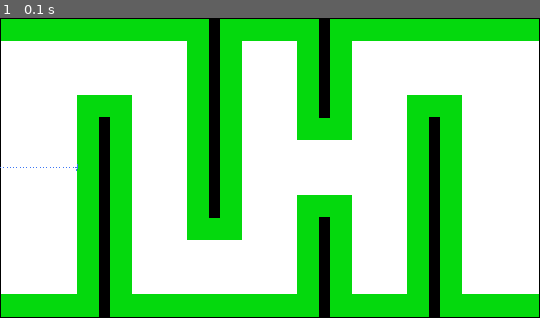
Above: before the commit, frame 1.
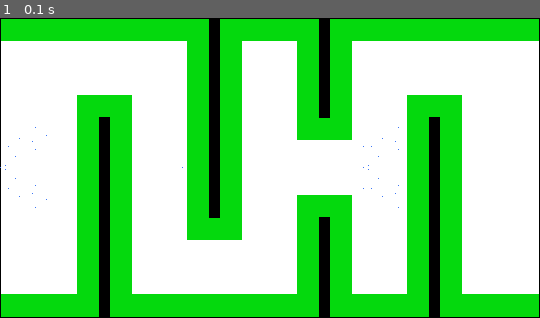
Above: after the commit, the same moment.

Repository: kademmerle/ENPME661_Project03_Phase02
Game: pygame game, started from Part01/proj3p2_chris_daniel_kyle.py
Two runs of this game, one before a commit and one after it. Both use one fixed random seed, a clock stepped at 60 frames per second and the inputs below.
Inputs:
- Up to frame 1 (0.1 s): no input

The runs differ from the first frame. In frame 1, less than 0.1% of the frame differs, in the area x 0-74%, y 36-64%.

Commit message:
Correction action calculation
Missed the need to integrate the action over time. Essentially implemented the revised action equation as the equation provided in the project file Cost.py. Solver behaves in manner closer to the expected behavior of the A* algorithm.

Diff:
--- a/Part01/proj3p2_chris_daniel_kyle.py
+++ b/Part01/proj3p2_chris_daniel_kyle.py
@@ -72,6 +72,16 @@
     except KeyError:
         return False
 
+
+"""
+Need to sort out method for establishing designated V indices for theta values
+Since potential delta-thetas are based on the RPM provided by the user, it is difficult
+to establish a pre-determined factor of 360 to work with.
+
+Option 1: Formulate the theta index look-up dict at time of user entry based on a general rounded angle
+
+Option 2: Pre-determine the desired factor and round the calculated orientation to the closest value in the dict
+"""
 def get_theta_index(theta):
     theta = theta % 360
     look_up_dict = {
@@ -95,30 +105,49 @@
 
    x           = round(node[0] * 2, 1) / 2
    y           = round(node[1] * 2, 1) / 2
-   theta       = np.rad2deg(node[2])
+   theta       = node[2]
    x_v_idx     = int(x * 2)
    y_v_idx     = int(y * 2)
 
 
    return (x, y, theta), x_v_idx, y_v_idx
 
-def get_xy(node, dx, dy, d_theta):
-
-    theta = node[2] + d_theta
-    x     = node[0] + dx
-    y     = node[1] + dy
-
-    return (x, y, theta)
-
-def move_set(node, u_l, u_r, dt):
+"""
+Utilizes function that was provided in Cost.py of the Proj 3 Phase 2 files.
+Variable names have been adjusted slightly, but general mechanics remain the same.
+"""
+def move_set(node, u_l, u_r):
+    t = 0
     r = 3.3
     L = 22
-
-    dx = (r/2)*(u_r + u_l) * np.cos(np.deg2rad(node[2]))*dt
-    dy = (r/2)*(u_r + u_l) * np.sin(np.deg2rad(node[2]))*dt
-    d_theta = np.rad2deg((r/L) * (u_r - u_l) * dt)
-    return get_xy(node, dx, dy, d_theta), dt
-
+    cost = 0
+    dt = 0.1
+
+    x_new = node[0]
+    y_new = node[1]
+    theta_new = 3.14 * node[2] / 180
+    print("Theta Start in rad: ", theta_new)
+
+    while t < 1:
+        t = t+dt
+        x_new += (r * 0.5)*(u_r + u_l) * math.cos(theta_new)*dt
+        y_new += (r * 0.5)*(u_r + u_l) * math.sin(theta_new)*dt
+        theta_new += (r/L) * (u_r - u_l) * dt
+        cost = cost + math.sqrt(math.pow(((r * 0.5)*(u_r + u_l) * math.cos(theta_new)*dt),2) + math.pow(((r * 0.5)*(u_r + u_l) * math.sin(theta_new)*dt),2))
+
+    theta_new = 180 * theta_new / 3.14
+
+    print("Theta Adjusted in deg: ", theta_new)
+
+    return (x_new, y_new, theta_new), cost
+
+def ValidMove(node):
+    if((node[0] < 0) or (node[0] >= 540)):
+        return False
+    elif((node[1] < 0) or (node[1] >= 300)):
+        return False
+    else:
+        return True
 
 # Define the object space for all letters/numbers in the maze
 # Also used for determining if a set of (x,y) coordinates is present in
@@ -273,9 +302,11 @@
 
             # Walk through each child node created by action set and determine if it has been visited or not
             for action in actions:
-                child = move_set(fixed_node, action[0], action[1], step)
-
-                child_node_fixed, child_x_v_idx, child_y_v_idx = round_and_get_v_index(child[0])
+                child_node, child_cost = move_set(fixed_node, action[0], action[1])
+
+                if not ValidMove(child_node): continue
+
+                child_node_fixed, child_x_v_idx, child_y_v_idx = round_and_get_v_index(child_node)
                 child_cost_node = (child_x_v_idx, child_y_v_idx)
 
                 # Check if node is in obstacle space or buffer zone
@@ -292,7 +323,7 @@
                     # If child is not in open list, create new child node
                     if(C2C[child_x_v_idx, child_y_v_idx]  == np.inf):
                        cost2go = euclidean_distance(child_node_fixed, goal_node)  # Calculate Cost to Go using heuristic equation Euclidean Distance
-                       cost2come = C2C[x_v_idx, y_v_idx] + step  # Calculate Cost to Come using parent Cost to Come and step size
+                       cost2come = C2C[x_v_idx, y_v_idx] + child_cost  # Calculate Cost to Come using parent Cost to Come and step size
                        parent[child_node_fixed] = fixed_node     # Add child node to parent dictionary
 
                        C2C[child_x_v_idx, child_y_v_idx] = cost2come   # Update cost matrix with newly calculate Cost to Come
@@ -303,7 +334,7 @@
                 # Child was in visited list, see if new path is most optimal
                 else:
                     cost2go = euclidean_distance(child_node_fixed, goal_node)
-                    cost2come = C2C[x_v_idx, y_v_idx] + step
+                    cost2come = C2C[x_v_idx, y_v_idx] + child_cost
 
                     # Compare previously saved total cost estimate to newly calculated
                     # If new cost is lower than old cost, update in cost matrix and reassign parent
